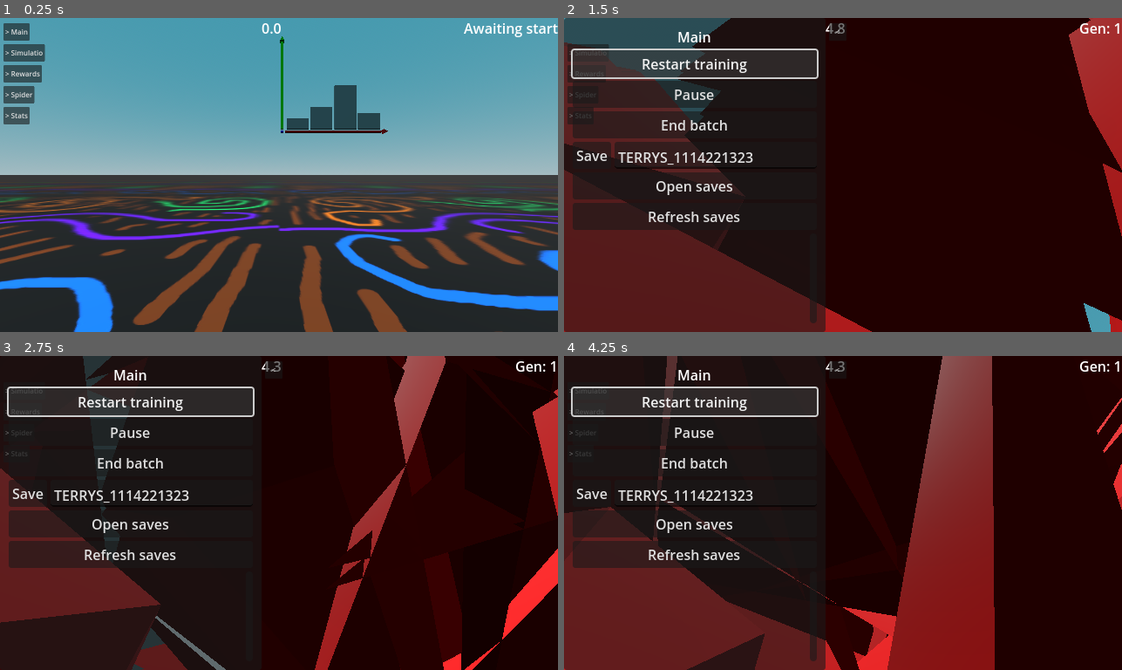
Above: before the commit, frames 1-4 (two rows, left to right).
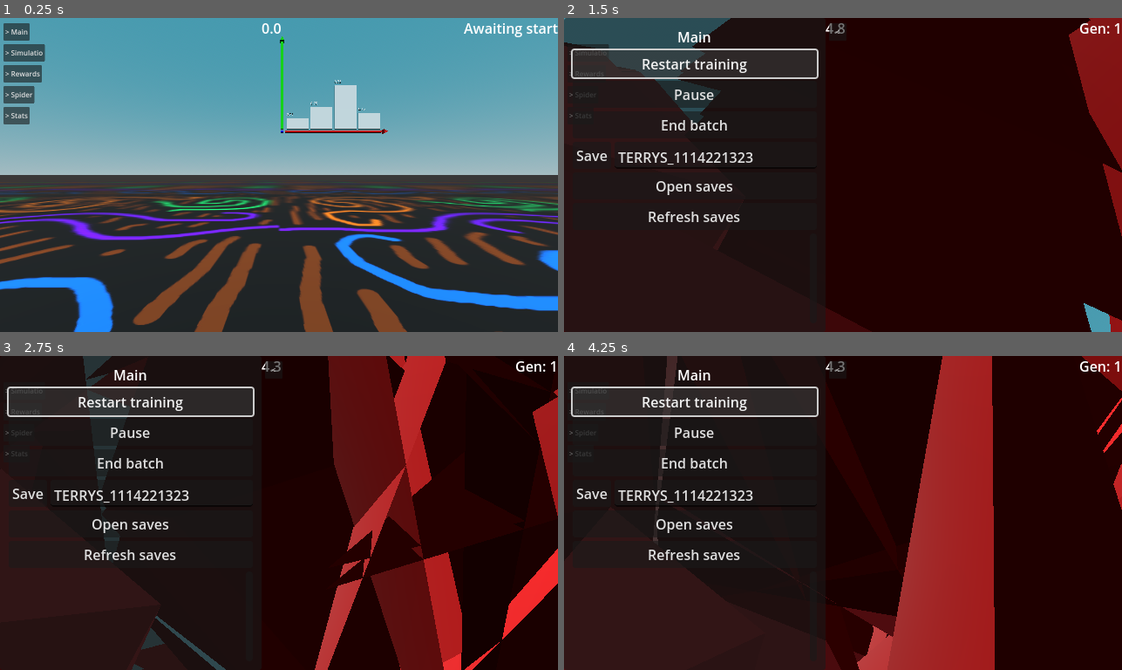
Above: after the commit, the same moments.

Repository: officialErnests/de-ai-ed
Game: Godot game, scene res://scenes/main.tscn
Two runs of this game, one before a commit and one after it. Both use one fixed random seed, a clock stepped at 60 frames per second and the inputs below.
Inputs:
- Up to frame 1 (0.25 s): no input
- Up to frame 2 (1.5 s): click "> Main" at 0.5 s; click "Start training" at 1.25 s
- Up to frame 3 (2.75 s): click "Restart training" at 2 s
- Up to frame 4 (4.25 s): click "Restart training" at 2.75 s; click "Restart training" at 3.5 s

The runs differ from the first frame. In frame 1, 1.4% of the frame differs, in the area x 50-70%, y 5-62%; in frame 2, 17%; in frame 3, 20%; in frame 4, 27%, in the area x 0-100%, y 0-100%.

Commit message:
v0.2.1 made graph

Diff:
--- /dev/null
+++ b/assets/nb_label_3d_WHITE.tres
@@ -0,0 +1,5 @@
+[gd_resource type="StandardMaterial3D" format=3 uid="uid://d15beec8rxitd"]
+
+[resource]
+metallic_specular = 1.0
+rim_tint = 0.0
--- a/scenes/main.tscn
+++ b/scenes/main.tscn
@@ -63,7 +63,7 @@
 environment = SubResource("Environment_sugp2")
 
 [node name="DirectionalLight3D" type="DirectionalLight3D" parent="."]
-transform = Transform3D(-0.8660254, -0.43301278, 0.25, 0, 0.49999997, 0.86602545, -0.50000006, 0.75, -0.43301266, 0, 0, 0)
+transform = Transform3D(0.8660255, -0.43301263, 0.2499999, 2.7805944e-08, 0.49999994, 0.86602545, -0.49999994, -0.7500001, 0.43301266, 0, 0, 0)
 
 [node name="floor" type="MeshInstance3D" parent="."]
 material_override = SubResource("StandardMaterial3D_tbgi4")
--- a/scenes/nb_graph.tscn
+++ b/scenes/nb_graph.tscn
@@ -1,8 +1,9 @@
-[gd_scene load_steps=12 format=3 uid="uid://diq5camko5oth"]
+[gd_scene load_steps=13 format=3 uid="uid://diq5camko5oth"]
 
 [ext_resource type="Script" uid="uid://civtn64gfy7f2" path="res://scripts/nb_graph_3D.gd" id="1_xslft"]
 [ext_resource type="Script" uid="uid://d1bsjo0vmeucg" path="res://scripts/3d_graph_draw.gd" id="2_2i1i1"]
 [ext_resource type="PackedScene" uid="uid://u0fdh7nhsura" path="res://scenes/nb_label_3d.tscn" id="3_2i1i1"]
+[ext_resource type="Material" uid="uid://d15beec8rxitd" path="res://assets/nb_label_3d_WHITE.tres" id="4_p3rfi"]
 
 [sub_resource type="StandardMaterial3D" id="StandardMaterial3D_2i1i1"]
 albedo_color = Color(0, 0, 1, 1)
@@ -47,6 +48,7 @@
 y_axis_markins = NodePath("../Axis/Y_markings")
 text_packed_scene = ExtResource("3_2i1i1")
 value_parent = NodePath("../Axis/Graph_Values")
+graph_material = ExtResource("4_p3rfi")
 
 [node name="Axis" type="Node3D" parent="."]
 
--- a/scenes/nb_label_3d.tscn
+++ b/scenes/nb_label_3d.tscn
@@ -2,12 +2,7 @@
 
 [ext_resource type="Script" uid="uid://x6hvds0pqupm" path="res://scripts/nb_label_3d.gd" id="1_pglt7"]
 [ext_resource type="Script" uid="uid://c2rda1bappxlr" path="res://scripts/hl_textLoad.gd" id="2_s02sc"]
-
-[sub_resource type="StandardMaterial3D" id="StandardMaterial3D_s02sc"]
-albedo_color = Color(0, 0, 0, 1)
-metallic_specular = 1.0
-rim_enabled = true
-rim_tint = 0.0
+[ext_resource type="Material" uid="uid://d15beec8rxitd" path="res://assets/nb_label_3d_WHITE.tres" id="2_wxsu7"]
 
 [sub_resource type="TextMesh" id="TextMesh_pglt7"]
 text = "Hello world"
@@ -19,7 +14,7 @@
 value = "HELLO"
 
 [node name="Text" type="MeshInstance3D" parent="."]
-material_override = SubResource("StandardMaterial3D_s02sc")
+material_override = ExtResource("2_wxsu7")
 mesh = SubResource("TextMesh_pglt7")
 
 [node name="TextLoad" type="Node" parent="." node_paths=PackedStringArray("text_to_update")]
--- a/scripts/3d_graph_draw.gd
+++ b/scripts/3d_graph_draw.gd
@@ -15,6 +15,7 @@
 @export_category("Misc")
 @export var text_packed_scene: PackedScene
 @export var value_parent: Node3D
+@export var graph_material: BaseMaterial3D
 
 
 var graph: Node3D
@@ -41,7 +42,15 @@
 
 		var graph_value_mesh := MeshInstance3D.new()
 		graph_value_mesh.mesh = BoxMesh.new()
+		graph_value_mesh.material_override = graph_material
 		graph_value_mesh.mesh.size = Vector3(segment_size.x, iter_item_value, z_size)
 		graph_value_mesh.position.x = x_axis_offset * segment_size.x + x_axis_offset * x_padding + 0.1 - segment_size.x / 2
 		graph_value_mesh.position.y = iter_item_value / 2 + 0.1
 		value_parent.add_child(graph_value_mesh)
+
+		var graph_value_text := text_packed_scene.instantiate()
+		graph_value_text.value = str(iter_item_value)
+		graph_value_text.update()
+		graph_value_text.position.x = graph_value_mesh.position.x - segment_size.x / 2
+		graph_value_text.position.y = iter_item_value + 0.1 + 0.2
+		value_parent.add_child(graph_value_text)
